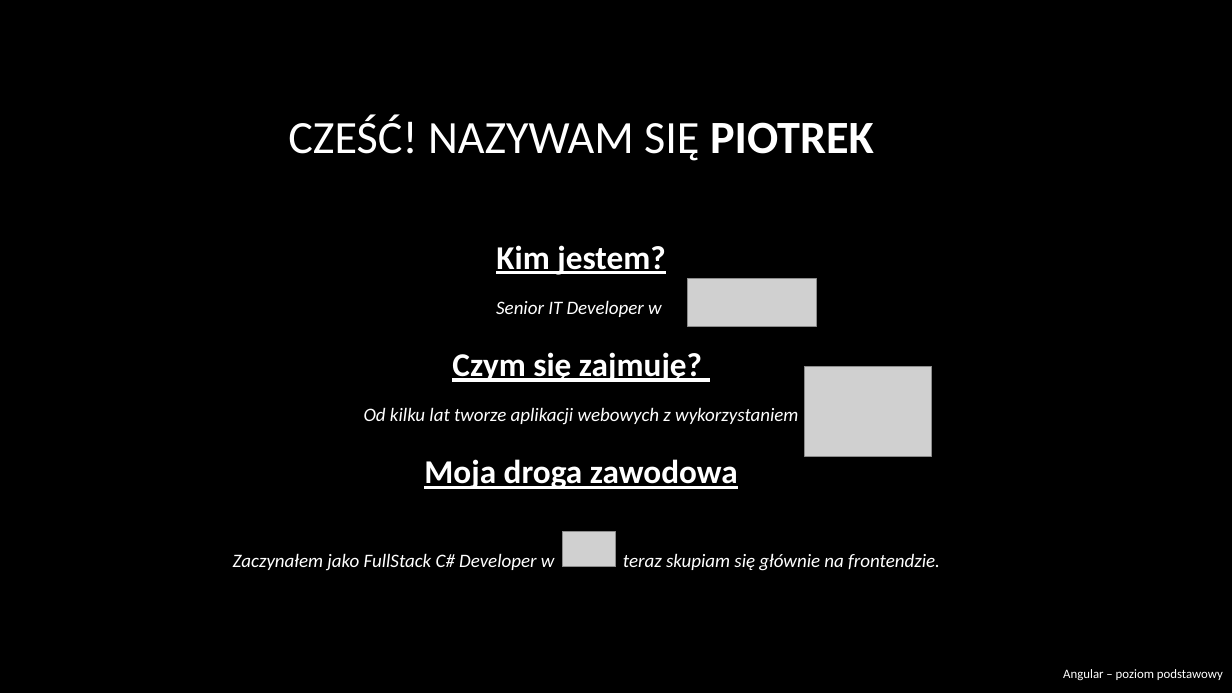
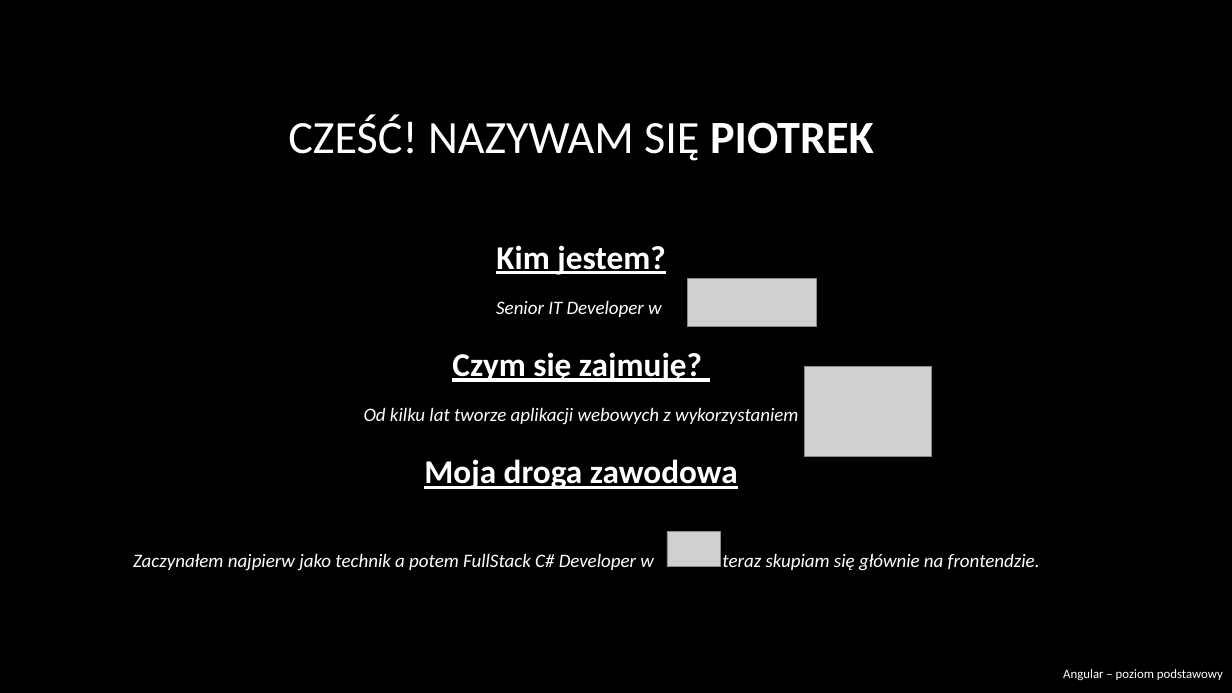
Before and after one commit to RafalSzczuka/angular-course-pfr, a slide deck: slide 2 of prezentacja/prezentacja/Angular beginner.pptx. Drawn at 1232x693 pixels with LibreOffice and Linux fonts; fonts in the diff are those of the drawing; grey boxes stand for pictures; background and template pictures are left out. Boxes give left, top, right and bottom in pixels: in the first picture for what was removed or moved away, otherwise in the second. Text is boxed around its words. In the diff, an @@ line names an element or a change of style, - is before the commit and + after.

```diff
--- a/prezentacja/prezentacja/Angular beginner.pptx
+++ b/prezentacja/prezentacja/Angular beginner.pptx
@@ picture: place and size @@
-picture at <box>563,532,616,567</box>
+picture at <box>667,532,721,567</box>
@@ text at <box>133,553,1040,571</box>: text changed @@
-Zaczynałem jako FullStack C# Developer w teraz skupiam się głównie na frontendzie.
+Zaczynałem najpierw jako technik a potem FullStack C# Developer w teraz skupiam się głównie na frontendzie.
```
Also in this commit, not shown: 16 other slides changed, 2 slides added, 3 slides removed, 2 other files.
